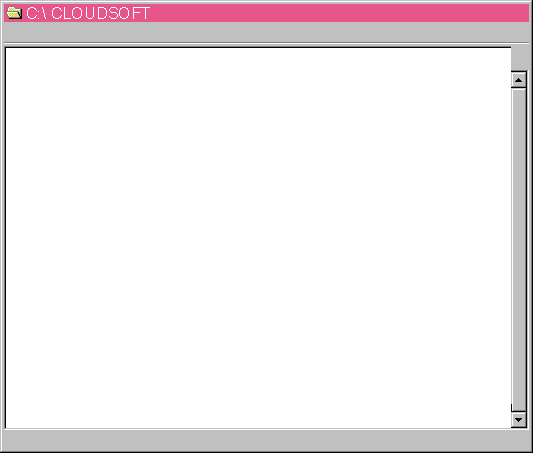
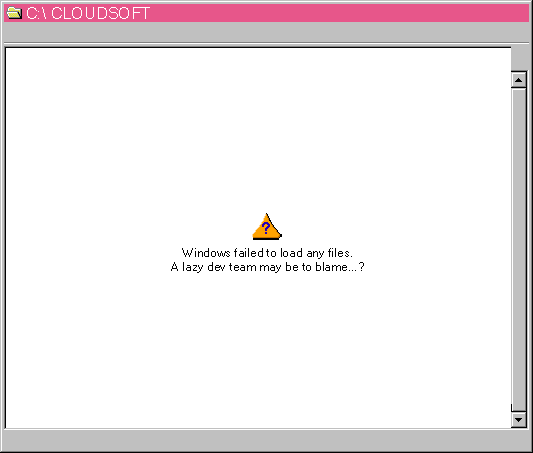
Revision of a layered 533×453 image; what changed, layer by layer:
added layer "Windows failed to load any files. A lazy dev team may be to bla" above "question" over (171, 248, 364, 273)
added layer "question" above "Layer 3" over (252, 213, 282, 240)
